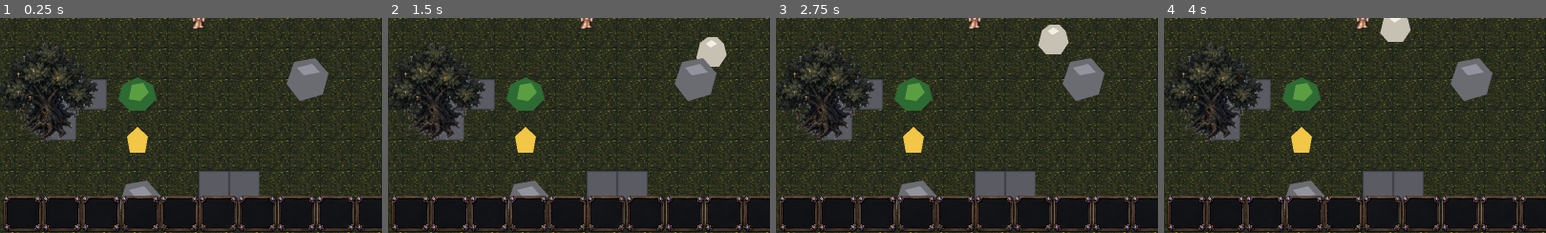
Above: before the commit, frames 1-4 (left to right).
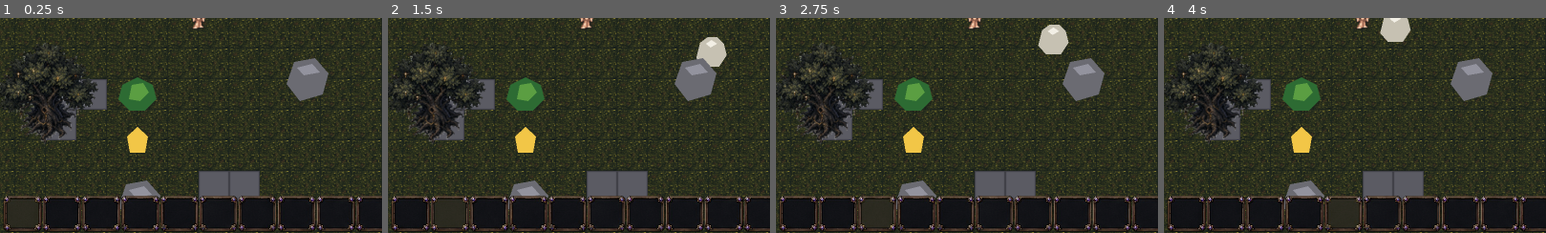
Above: after the commit, the same moments.

Repository: ramonsamagaio/Oathwake-Main
Game: Godot game, scene res://scenes/Main.tscn
Two runs of this game, one before a commit and one after it. Both use one fixed random seed, a clock stepped at 60 frames per second and the inputs below. This scene is started directly instead of the project's main scene.
Inputs (mouse positions are % of the whole screen's width and height, from its top left):
- Up to frame 1 (0.25 s): no input
- Up to frame 2 (1.5 s): click (27, 95) at 0.5 s; click (32, 95) at 1.25 s
- Up to frame 3 (2.75 s): click (37, 95) at 2 s
- Up to frame 4 (4 s): click (42, 96) at 2.75 s; click (48, 95) at 3.5 s
The pictures show only the part of the screen within x 24-74%, y 50-100%; the shares and areas given below are measured in that part.

The runs differ from the first frame. In frame 1, 1.0% of the frame differs, in the area x 2-10%, y 84-98%; in frame 2, 1.0%; in frame 3, 1.0%; in frame 4, 1.0%.

Commit message:
Restore hotbar input and inventory mapping

Diff:
--- a/scripts/ui/HotbarUI.gd
+++ b/scripts/ui/HotbarUI.gd
@@ -8,6 +8,11 @@
 @export var slot_count: int = 10
 
 const HOTBAR_TEXTURE_PATH := "res://assets/ui/HUDUI/HOTBAR.png"
+const TOOL_ITEM_IDS := {
+	"axe": "Axe",
+	"pickaxe": "Pickaxe",
+	"hands": "Hands",
+}
 
 var inventory
 var player
@@ -22,17 +27,31 @@
 func _ready() -> void:
 	mouse_filter = Control.MOUSE_FILTER_IGNORE
 	set_anchors_preset(Control.PRESET_FULL_RECT)
+	process_mode = Node.PROCESS_MODE_ALWAYS
+	set_process_input(true)
+	set_process_unhandled_input(true)
 	_build_ui()
 
 
 func _input(event: InputEvent) -> void:
+	_handle_hotbar_key_event(event)
+
+
+func _unhandled_input(event: InputEvent) -> void:
+	_handle_hotbar_key_event(event)
+
+
+func _handle_hotbar_key_event(event: InputEvent) -> void:
 	if not event is InputEventKey or not event.pressed or event.echo:
 		return
 
 	if _is_build_mode_enabled() or _is_crafting_open():
 		return
 
-	var slot_index := _get_slot_index_for_key(event.keycode)
+	var key_event := event as InputEventKey
+	var slot_index := _get_slot_index_for_key(key_event.keycode)
+	if slot_index == -1 and key_event.physical_keycode != key_event.keycode:
+		slot_index = _get_slot_index_for_key(key_event.physical_keycode)
 	if slot_index == -1:
 		return
 
@@ -43,20 +62,16 @@
 func setup(new_inventory, new_player) -> void:
 	inventory = new_inventory
 	player = new_player
-	if inventory != null and inventory.has_signal("changed"):
+	if inventory != null and inventory.has_signal("changed") and not inventory.changed.is_connected(refresh):
 		inventory.changed.connect(refresh)
-	if player != null and player.has_signal("tool_changed"):
+	if player != null and player.has_signal("tool_changed") and not player.tool_changed.is_connected(_on_player_tool_changed):
 		player.tool_changed.connect(_on_player_tool_changed)
 	refresh()
 
 
 func select_slot(slot_index: int) -> void:
 	selected_slot = clampi(slot_index, 0, slot_count - 1)
-	var entries := _get_hotbar_entries()
-	if selected_slot < entries.size():
-		var entry: Dictionary = entries[selected_slot]
-		if str(entry.get("type", "")) == "tool" and player != null and player.has_method("set_current_tool"):
-			player.set_current_tool(str(entry.get("id", "")))
+	_apply_selected_hotbar_item_to_player()
 	_update_selection()
 
 
@@ -117,6 +132,7 @@
 	_selected_overlay.name = "SelectedSlotOverlay"
 	_selected_overlay.mouse_filter = Control.MOUSE_FILTER_IGNORE
 	_selected_overlay.color = Color(1.0, 0.92, 0.45, 0.11)
+	_selected_overlay.z_index = 10
 	_hotbar_panel.add_child(_selected_overlay)
 
 
@@ -128,19 +144,13 @@
 
 
 func _setup_slot(slot: Button, entry: Dictionary) -> void:
-	var entry_type := str(entry.get("type", "item"))
 	var entry_id := str(entry.get("id", ""))
 	var label := str(entry.get("label", entry_id.capitalize()))
 	var amount := int(entry.get("amount", 0))
 	slot.text = ""
 	slot.tooltip_text = label
-
-	if entry_type == "item":
-		_set_slot_icon(slot, sprite_resolver.get_texture_for_item(entry_id))
-		_set_slot_quantity_text(slot, str(amount) if amount > 1 else "")
-	else:
-		_set_slot_icon(slot, sprite_resolver.get_placeholder_texture())
-		_set_slot_quantity_text(slot, "")
+	_set_slot_icon(slot, sprite_resolver.get_texture_for_item(entry_id))
+	_set_slot_quantity_text(slot, str(amount) if amount > 1 else "")
 
 
 func _update_selection() -> void:
@@ -157,32 +167,41 @@
 
 func _get_hotbar_entries() -> Array:
 	var entries := []
-
-	if player != null and player.has_method("get_unlocked_tools"):
-		for tool_name in player.get_unlocked_tools():
-			entries.append({
-				"type": "tool",
-				"id": str(tool_name),
-				"label": str(tool_name),
-			})
-
-	if inventory != null:
-		var inventory_slots: Array = inventory.get_hotbar_slots(slot_count)
-		for slot in inventory_slots:
-			if not slot is Dictionary:
-				continue
-			var item_id := str(slot.get("item_id", ""))
-			var amount := int(slot.get("amount", 0))
-			if amount <= 0:
-				continue
-			entries.append({
-				"type": "item",
-				"id": item_id,
-				"amount": amount,
-				"label": _get_item_display_name(item_id),
-			})
-
+	if inventory == null:
+		return entries
+
+	var inventory_slots: Array = inventory.get_hotbar_slots(slot_count)
+	for slot in inventory_slots:
+		if not slot is Dictionary:
+			entries.append({})
+			continue
+		var item_id := str(slot.get("item_id", ""))
+		var amount := int(slot.get("amount", 0))
+		if item_id.is_empty() or amount <= 0:
+			entries.append({})
+			continue
+		entries.append({
+			"type": "item",
+			"id": item_id,
+			"amount": amount,
+			"label": _get_item_display_name(item_id),
+		})
+
+	while entries.size() < slot_count:
+		entries.append({})
 	return entries.slice(0, slot_count)
+
+
+func _apply_selected_hotbar_item_to_player() -> void:
+	if player == null or not player.has_method("set_current_tool"):
+		return
+	var entries := _get_hotbar_entries()
+	if selected_slot < 0 or selected_slot >= entries.size():
+		return
+	var entry: Dictionary = entries[selected_slot]
+	var item_id := str(entry.get("id", "")).to_lower()
+	if TOOL_ITEM_IDS.has(item_id):
+		player.set_current_tool(str(TOOL_ITEM_IDS[item_id]))
 
 
 func _get_item_display_name(item_id: String) -> String:
@@ -194,7 +213,7 @@
 	return str(item_data.get("display_name", item_id.capitalize()))
 
 
-func _get_slot_index_for_key(keycode: Key) -> int:
+func _get_slot_index_for_key(keycode: int) -> int:
 	if keycode >= KEY_1 and keycode <= KEY_9:
 		return int(keycode - KEY_1)
 	if keycode == KEY_0:
@@ -263,14 +282,11 @@
 	quantity_label.mouse_filter = Control.MOUSE_FILTER_IGNORE
 	quantity_label.horizontal_alignment = HORIZONTAL_ALIGNMENT_RIGHT
 	quantity_label.vertical_alignment = VERTICAL_ALIGNMENT_BOTTOM
-	quantity_label.clip_text = false
+	quantity_label.clip_text = true
 	quantity_label.autowrap_mode = TextServer.AUTOWRAP_OFF
 	quantity_label.z_index = 6
 	slot.add_child(quantity_label)
-	OathwakeTextStyle.apply_profile_to_label(quantity_label, "item_quantity", null, 14, 1)
-	quantity_label.add_theme_color_override("font_shadow_color", Color(0, 0, 0, 0.95))
-	quantity_label.add_theme_constant_override("shadow_offset_x", 1)
-	quantity_label.add_theme_constant_override("shadow_offset_y", 1)
+	OathwakeTextStyle.apply_profile_to_label(quantity_label, "inventory_quantity_text", null, 11, 1)
 	_layout_slot_overlay(slot)
 
 
@@ -284,9 +300,8 @@
 
 	var quantity_label := slot.get_node_or_null("QuantityLabel") as Label
 	if quantity_label != null:
-		var label_width := minf(maxf(34.0, slot.size.x * 0.56), maxf(34.0, slot.size.x - 6.0))
-		quantity_label.size = Vector2(label_width, 16.0)
-		quantity_label.position = Vector2(maxf(3.0, slot.size.x - label_width - 3.0), maxf(2.0, slot.size.y - 18.0))
+		quantity_label.position = Vector2(2.0, 1.0)
+		quantity_label.size = Vector2(maxf(1.0, slot.size.x - 5.0), maxf(1.0, slot.size.y - 9.0))
 
 
 func _set_slot_icon(slot: Button, texture: Texture2D) -> void:
@@ -303,3 +318,4 @@
 		return
 	quantity_label.text = value
 	quantity_label.visible = not value.is_empty()
+	_layout_slot_overlay(slot)
